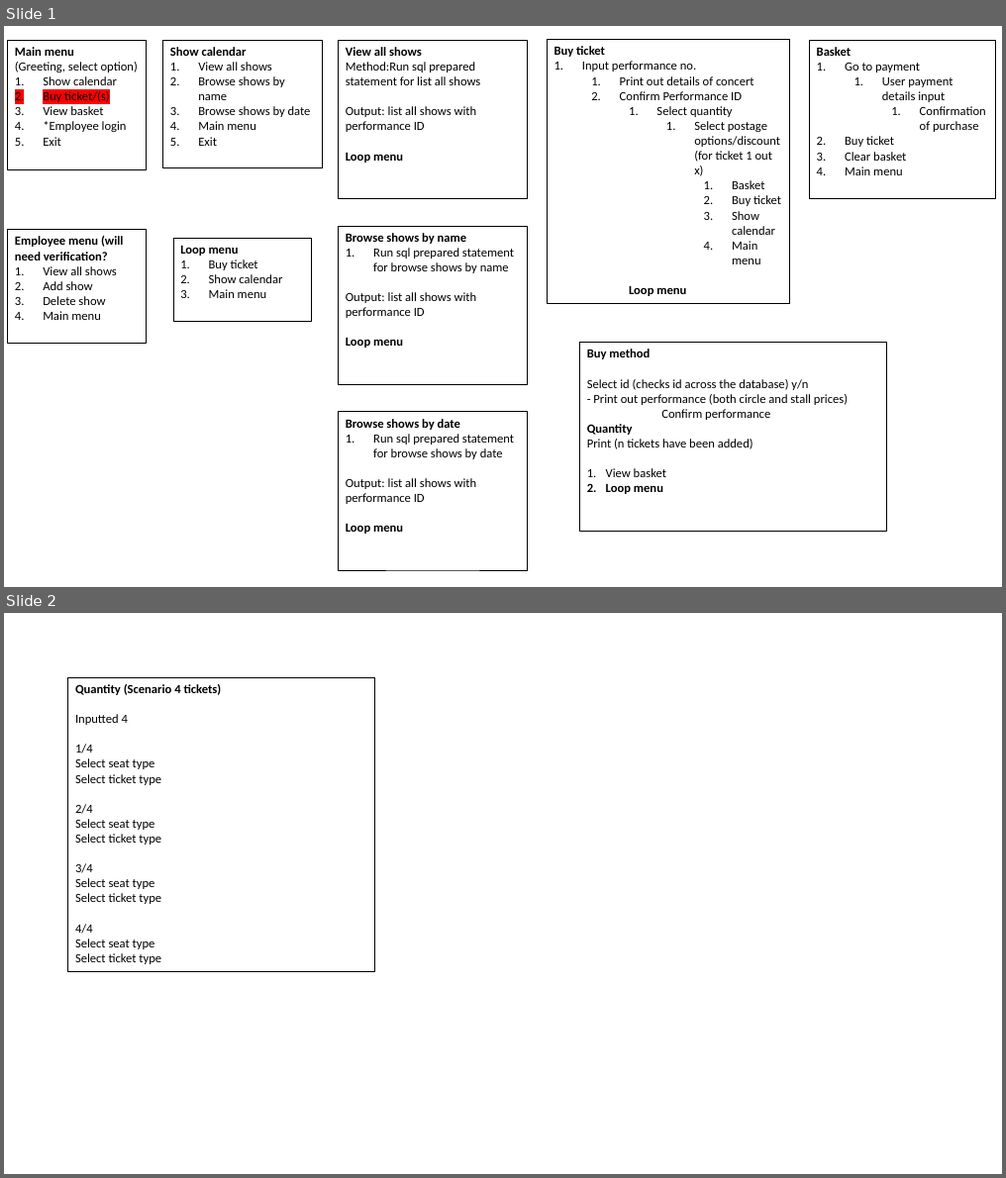
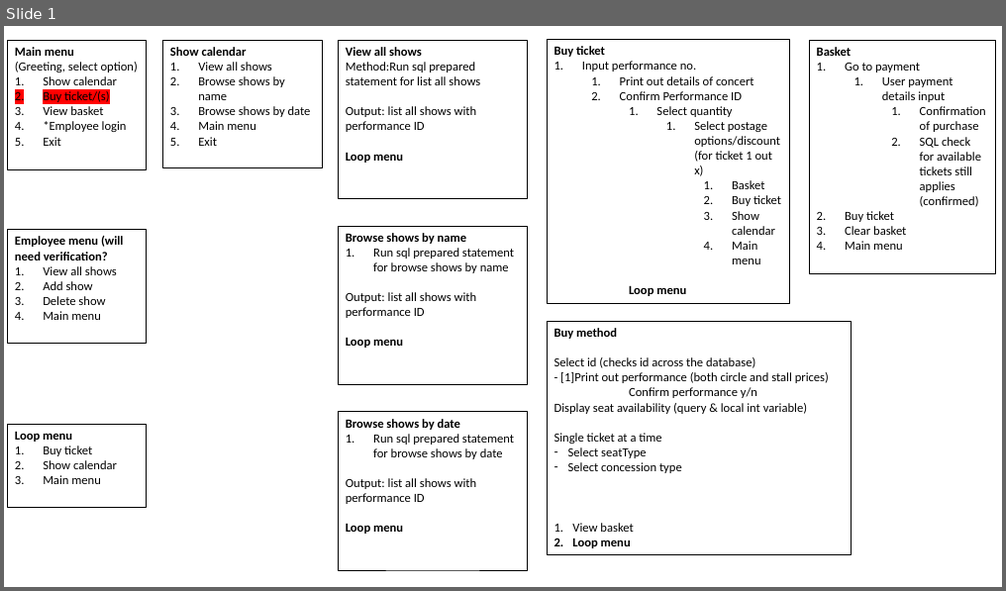
Before and after one commit to SpyroFenton/theTheatreRoyal, a slide deck: ControllerBranch.pptx. Shown one above the other, each under a label of ours: slides 1 and 2 before the commit, slide 1 after it. The pictures are 1006x1178 and 1006x591 pixels, drawn with LibreOffice and Linux fonts; fonts in the diff are those of the drawing. Boxes give left, top, right and bottom in pixels: in the first picture for what was removed or moved away, otherwise in the second. Text is boxed around its words. In the diff, an @@ line names an element or a change of style, - is before the commit and + after.

Commit message:
updates to erd, database sql script and pptx

```diff
--- a/ControllerBranch.pptx
+++ b/ControllerBranch.pptx
@@ slide 2 removed at [4,613,1002,1174], background #FFFFFF @@
@@ rectangle removed at [67,677,374,972] @@
-Quantity (Scenario 4 tickets)
-Inputted 4
-1/4
-Select seat type
-Select ticket type
-2/4
-Select seat type
-Select ticket type
-3/4
-Select seat type
-Select ticket type
-4/4
-Select seat type
-Select ticket type
@@ slide 1 changed as well @@
@@ rectangle "Basket": place and size @@
-rectangle "Basket" at [810,40,995,198]
+rectangle "Basket" at [810,40,995,274]
@@ text in rectangle at [920,137,981,207]: paragraph added @@
+    2. SQL check for available tickets still applies (confirmed)
@@ rectangle "Buy method": place and size @@
-rectangle "Buy method" at [580,343,887,531]
+rectangle "Buy method" at [547,321,851,556]
@@ text in rectangle at [554,358,829,473]: text changed @@
-Select id (checks id across the database) y/n
-- Print out performance (both circle and stall prices)
-Confirm performance
-Quantity
-Print (n tickets have been added)
+Select id (checks id across the database)
+- [1]Print out performance (both circle and stall prices)
+Confirm performance y/n
+Display seat availability (query & local int variable)
+Single ticket at a time
+– Select seatType
+– Select concession type
@@ rectangle "Loop menu": place and size @@
-rectangle "Loop menu" at [173,238,312,321]
+rectangle "Loop menu" at [8,424,147,507]
```
Also in this commit, not shown: 2 slides added, 4 other files.
